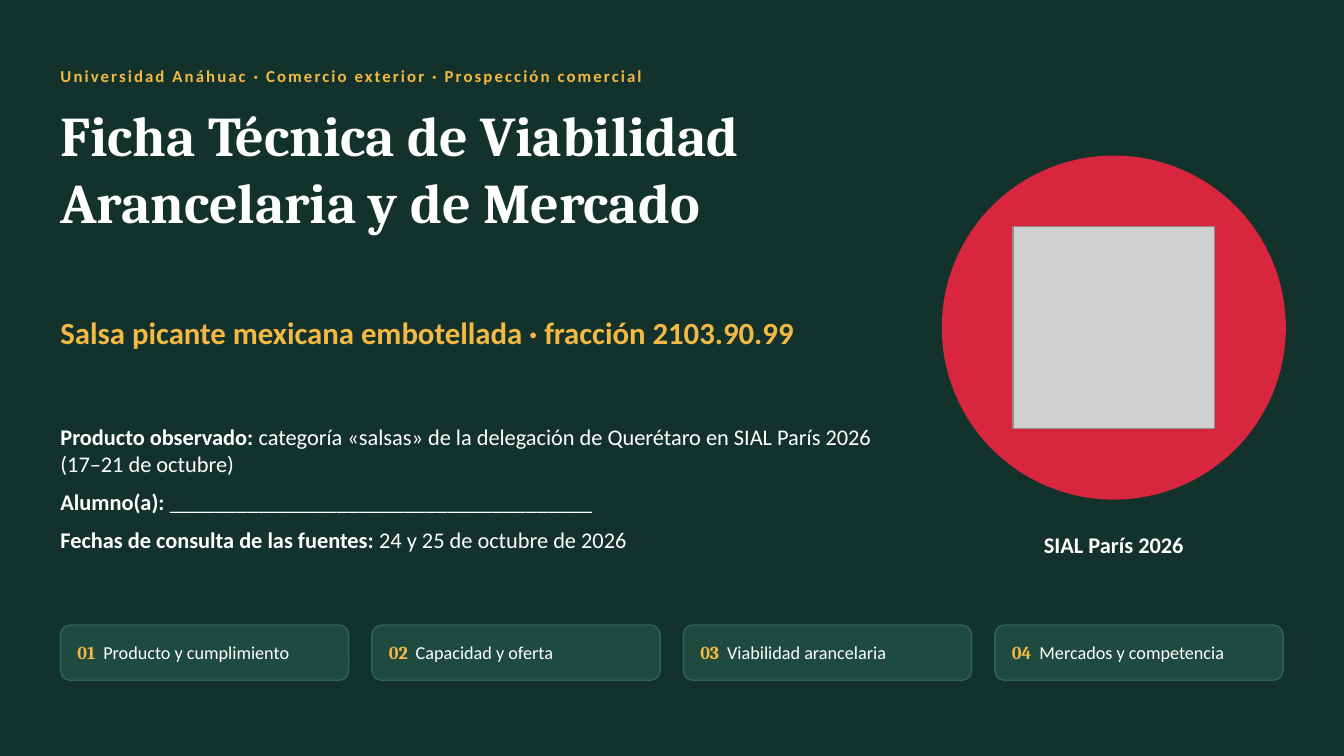
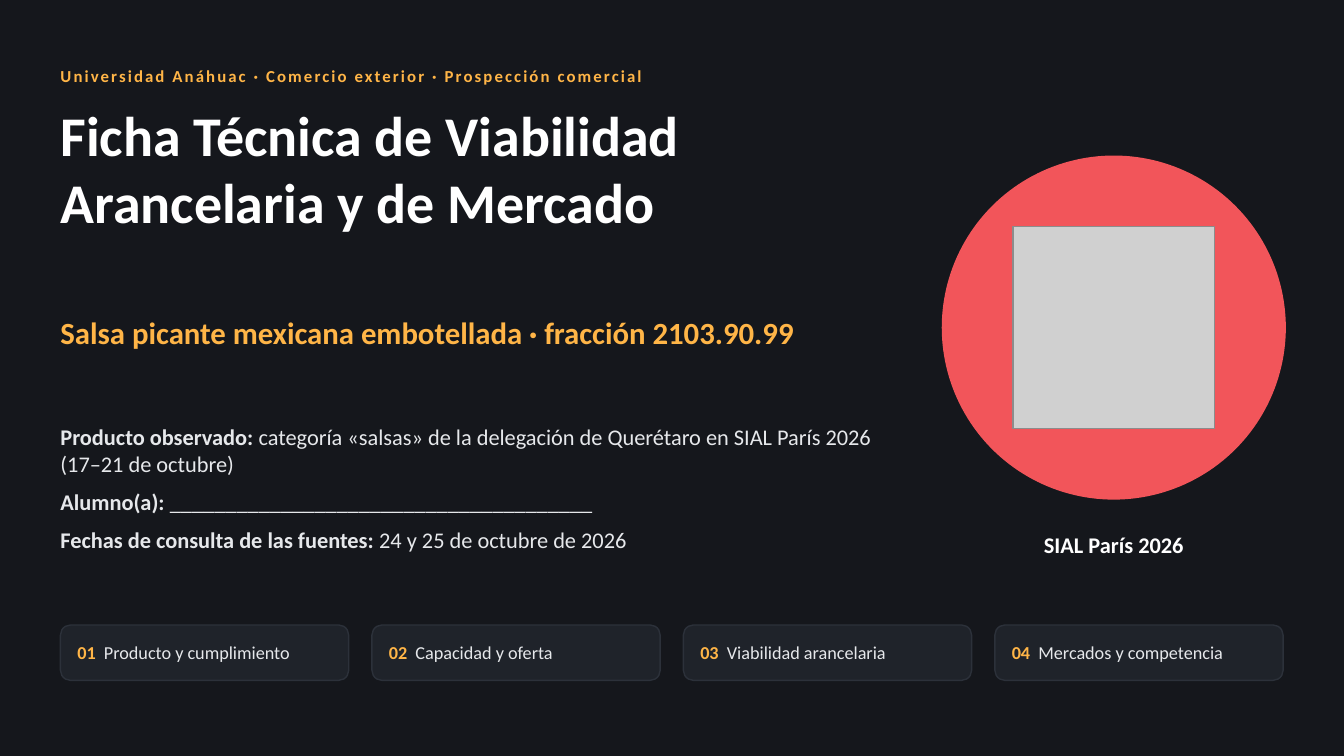
Before and after one commit to psiantonioochoa-design/Arquitectura, a slide deck: slide 1 of comercio-exterior/Ficha técnica · Salsa picante · Viabilidad arancelaria y de mercado.pptx. Drawn at 1344x756 pixels with LibreOffice and Linux fonts; fonts in the diff are those of the drawing; grey boxes stand for pictures. Boxes give left, top, right and bottom in pixels: in the first picture for what was removed or moved away, otherwise in the second. Text is boxed around its words. In the diff, an @@ line names an element or a change of style, - is before the commit and + after.

```diff
--- a/comercio-exterior/Ficha técnica · Salsa picante · Viabilidad arancelaria y de mercado.pptx
+++ b/comercio-exterior/Ficha técnica · Salsa picante · Viabilidad arancelaria y de mercado.pptx
@@ background #13322B to #15171C @@
@@ text "Universidad Anáhuac · Comercio exterior ..." at [60, 70, 642, 85]: text colour #F4B942 to #FFB547 @@
@@ title "Ficha Técnica de Viabilidad Arancelaria ..." at [60, 116, 679, 232]: font Cambria to Calibri @@
@@ ellipse at [943, 156, 1286, 499]: fill #D7263D to #F2555A; outline #D7263D 1 pt to #F2555A 1 pt @@
@@ text "Salsa picante mexicana embotellada · ..." at [60, 322, 794, 349]: text colour #F4B942 to #FFB547 @@
@@ text "Producto observado: categoría «salsas» de ..." at [60, 429, 871, 552]: text colour #FFFFFF to #E6E8EB @@
@@ rounded rectangle "01 Producto y cumplimiento" at [60, 625, 349, 681]: font Cambria to Calibri, text colour #F4B942 to #FFB547 in "01"; text colour #FFFFFF to #E6E8EB; fill #1E4A3F to #1F232A; outline #2E6555 1 pt to #2C313A 1 pt @@
@@ rounded rectangle "02 Capacidad y oferta" at [372, 625, 660, 681]: font Cambria to Calibri, text colour #F4B942 to #FFB547 in "02"; text colour #FFFFFF to #E6E8EB in "Capacidad y oferta"; fill #1E4A3F to #1F232A; outline #2E6555 1 pt to #2C313A 1 pt @@
@@ rounded rectangle "03 Viabilidad arancelaria" at [684, 625, 972, 681]: font Cambria to Calibri, text colour #F4B942 to #FFB547 in "03"; text colour #FFFFFF to #E6E8EB; fill #1E4A3F to #1F232A; outline #2E6555 1 pt to #2C313A 1 pt @@
@@ rounded rectangle "04 Mercados y competencia" at [995, 625, 1284, 681]: font Cambria to Calibri, text colour #F4B942 to #FFB547 in "04"; text colour #FFFFFF to #E6E8EB; fill #1E4A3F to #1F232A; outline #2E6555 1 pt to #2C313A 1 pt @@
```
Also in this commit, not shown: 23 other slides changed, 1 other file.
